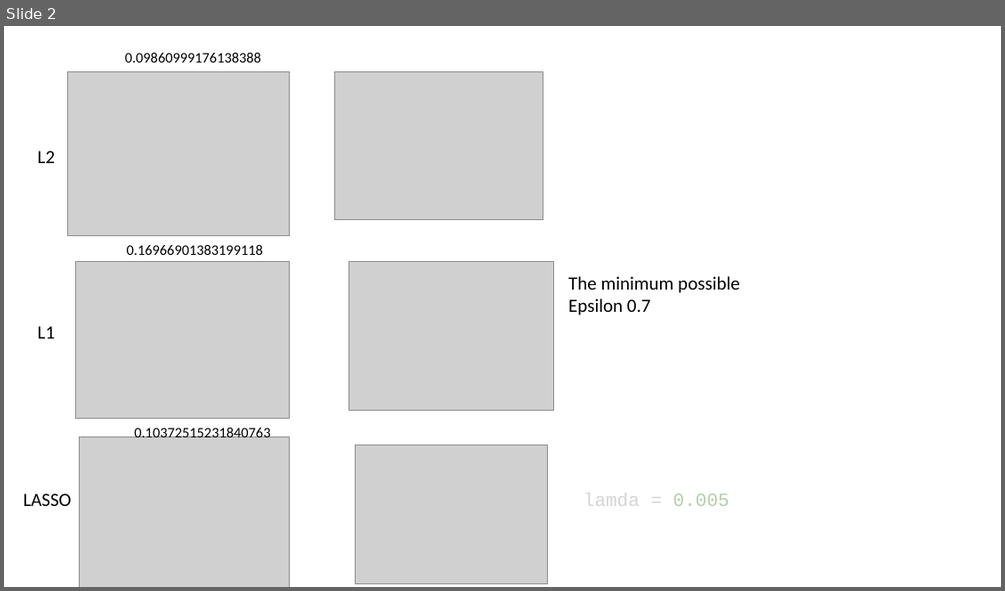
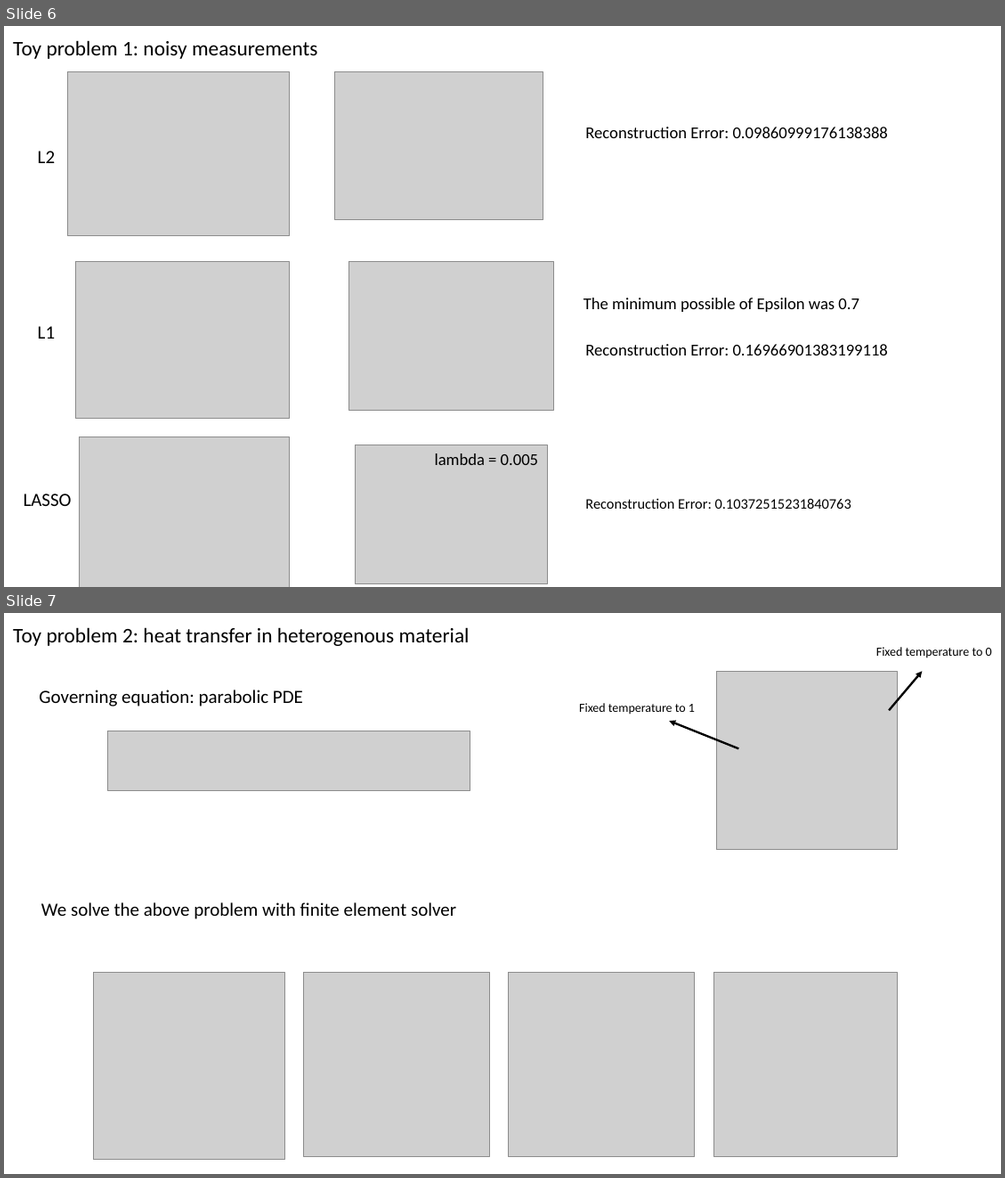
Before and after one commit to bbny-90/project_sparse_modeling_course_2020, a slide deck: preject.pptx. Shown one above the other, each under a label of ours: slide 2 before the commit, slides 6 and 7 after it. The pictures are 1005x591 and 1005x1178 pixels, drawn with LibreOffice and Linux fonts; fonts in the diff are those of the drawing; grey boxes stand for pictures. Boxes give left, top, right and bottom in pixels: in the first picture for what was removed or moved away, otherwise in the second. Text is boxed around its words. In the diff, an @@ line names an element or a change of style, - is before the commit and + after.

```diff
--- a/preject.pptx
+++ b/preject.pptx
@@ slide 7 added at [4, 613, 1001, 1174], background #FFFFFF @@
@@ text added at [13, 627, 469, 646], 20 pt, text #000000 @@
+Toy problem 2: heat transfer in heterogenous material
@@ text added at [876, 647, 992, 658], 12 pt, text #000000 @@
+Fixed temperature to 0
@@ text added at [39, 690, 303, 706], 18 pt, text #000000 @@
+Governing equation: parabolic PDE
@@ picture added at [717, 672, 898, 850] @@
@@ arrow added from (890, 710) to (922, 672), #000000 2 pt @@
@@ text added at [579, 703, 695, 714], 12 pt, text #000000 @@
+Fixed temperature to 1
@@ picture added at [107, 730, 469, 790] @@
@@ arrow added from (739, 748) to (670, 721), #000000 2 pt @@
@@ text added at [41, 902, 456, 919], 18 pt, text #000000 @@
+We solve the above problem with finite element solver
@@ picture added at [94, 973, 285, 1159] @@
@@ picture added at [304, 973, 490, 1157] @@
@@ picture added at [509, 973, 695, 1157] @@
@@ picture added at [713, 973, 898, 1157] @@
@@ what was slide 2 is now slide 6 @@
@@ slide 6 changed as well @@
@@ text added at [13, 40, 318, 59], 20 pt, text #000000 @@
+Toy problem 1: noisy measurements
@@ text at [585, 127, 888, 138]: text changed; size 14 to 16 pt @@
-0.09860999176138388
+Reconstruction Error: 0.09860999176138388
@@ text at [583, 297, 859, 312]: text changed; size 18 to 16 pt @@
-The minimum possible
-Epsilon 0.7
+The minimum possible of Epsilon was 0.7
@@ text at [585, 344, 888, 355]: text changed; size 14 to 16 pt @@
-0.16966901383199118
+Reconstruction Error: 0.16966901383199118
@@ text at [435, 453, 538, 465]: text changed; size 18 to 16 pt; font Courier New to Calibri; text colour #D4D4D4 to #000000 @@
-lamda = 0.005
+lambda = 0.005
@@ text at [585, 498, 851, 508]: text changed @@
-0.10372515231840763
+Reconstruction Error: 0.10372515231840763
```
Also in this commit, not shown: 1 other slide changed, 10 other slides added, 4 slides removed, 12 other files.
